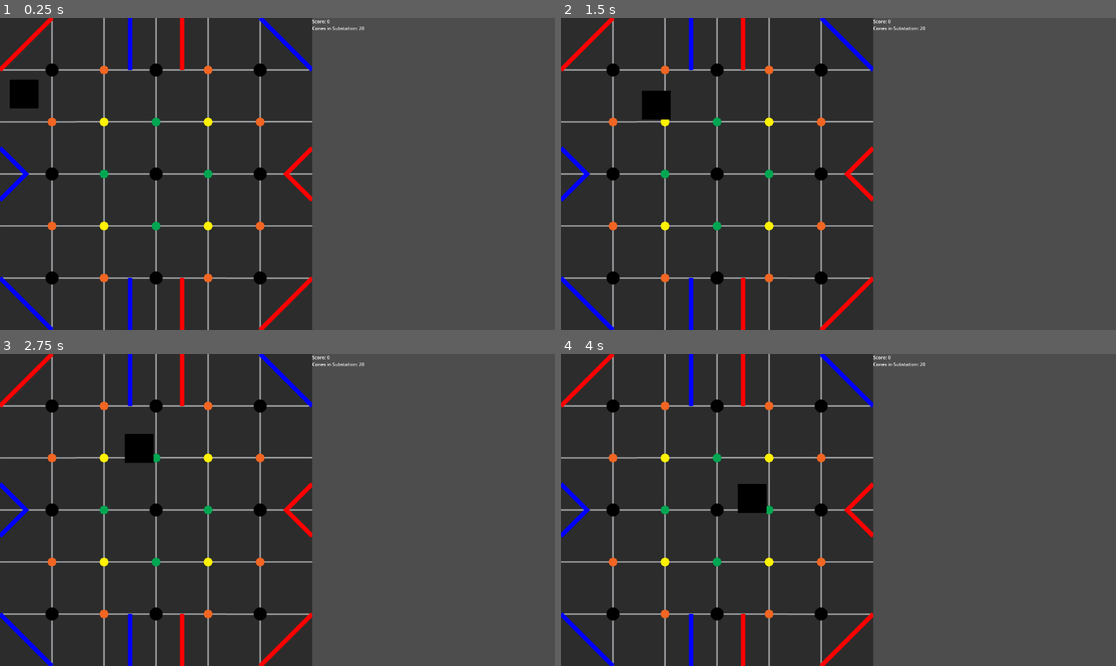
Above: before the commit, frames 1-4 (two rows, left to right).
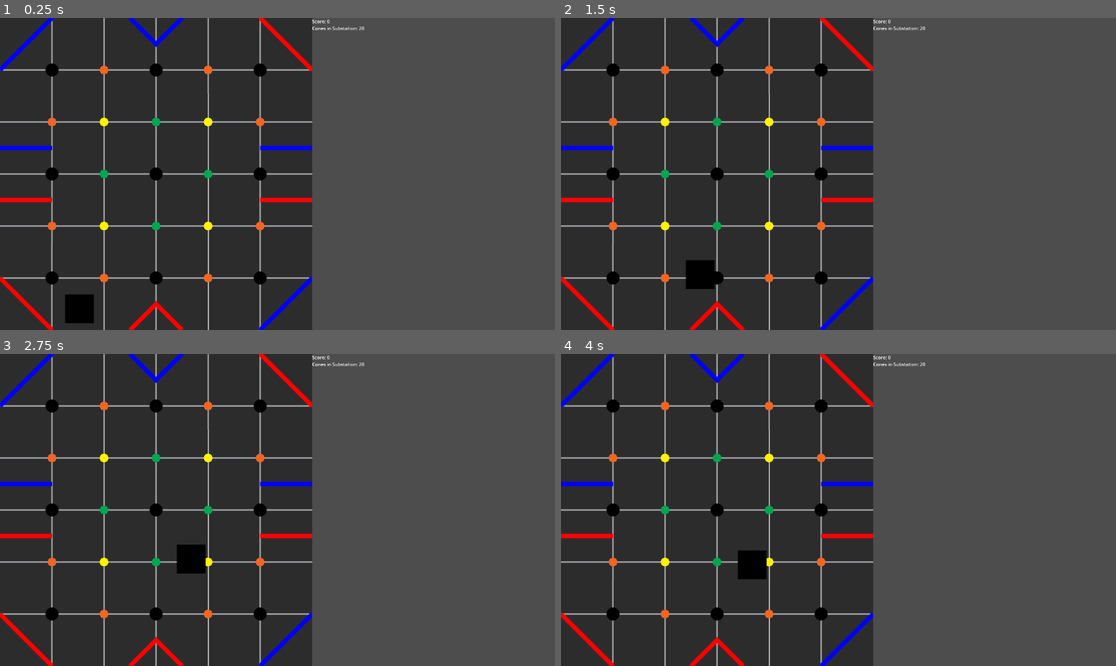
Above: after the commit, the same moments.

Repository: delfinoli/Power-Play-Simulator
Game: Godot game, scene res://PowerPlay.tscn
Two runs of this game, one before a commit and one after it. Both use one fixed random seed, a clock stepped at 60 frames per second and the inputs below.
Inputs (mouse positions are in pixels of both pictures, inside the frame that each line leads up to):
- Up to frame 1 (0.25 s): no input
- Up to frame 2 (1.5 s): tap Enter at 0.5 s; move the mouse to (960, 158) at 0.52 s; click (960, 158) at 0.6 s; move the mouse to (727, 189) at 1.27 s; click (727, 189) at 1.35 s
- Up to frame 3 (2.75 s): move the mouse to (333, 441) at 2.02 s; click (333, 441) at 2.1 s
- Up to frame 4 (4 s): move the mouse to (810, 572) at 2.77 s; click (810, 572) at 2.85 s; move the mouse to (1005, 556) at 3.52 s; click (1005, 556) at 3.6 s

The runs differ from the first frame. In frame 1, 4.2% of the frame differs, in the area x 0-57%, y 0-100%; in frame 2, 4.2%; in frame 3, 4.2%; in frame 4, 4.2%.

Commit message:
added different scores for different poles

Diff:
--- a/PowerPlay.tscn
+++ b/PowerPlay.tscn
@@ -10,6 +10,7 @@
 
 [node name="Artboard1" type="Sprite2D" parent="."]
 texture_filter = 1
+rotation = 1.5708
 texture = ExtResource("1_fuppl")
 
 [node name="Camera2D" type="Camera2D" parent="."]
@@ -17,88 +18,111 @@
 zoom = Vector2(0.6, 0.6)
 
 [node name="Robot" parent="." instance=ExtResource("2_tuwi1")]
-position = Vector2(-456, -276)
+position = Vector2(-265, 466)
 
 [node name="junction" parent="." instance=ExtResource("2_l04xk")]
 position = Vector2(-360, -360)
+score = 2
 
 [node name="junction2" parent="." instance=ExtResource("2_l04xk")]
 position = Vector2(-360, -180)
+score = 3
 
 [node name="junction3" parent="." instance=ExtResource("2_l04xk")]
 position = Vector2(-360, 0)
+score = 2
 
 [node name="junction4" parent="." instance=ExtResource("2_l04xk")]
 position = Vector2(-360, 180)
+score = 3
 
 [node name="junction5" parent="." instance=ExtResource("2_l04xk")]
 position = Vector2(-360, 360)
+score = 2
 
 [node name="junction6" parent="." instance=ExtResource("2_l04xk")]
 position = Vector2(-180, -360)
+score = 3
 
 [node name="junction7" parent="." instance=ExtResource("2_l04xk")]
 position = Vector2(-180, -180)
+score = 4
 
 [node name="junction8" parent="." instance=ExtResource("2_l04xk")]
 position = Vector2(-180, 0)
 
 [node name="junction9" parent="." instance=ExtResource("2_l04xk")]
 position = Vector2(-180, 180)
+score = 4
 
 [node name="junction10" parent="." instance=ExtResource("2_l04xk")]
 position = Vector2(-180, 360)
+score = 3
 
 [node name="junction11" parent="." instance=ExtResource("2_l04xk")]
 position = Vector2(0, -360)
+score = 2
 
 [node name="junction12" parent="." instance=ExtResource("2_l04xk")]
 position = Vector2(0, -180)
 
 [node name="junction13" parent="." instance=ExtResource("2_l04xk")]
+score = 2
 
 [node name="junction14" parent="." instance=ExtResource("2_l04xk")]
 position = Vector2(0, 180)
 
 [node name="junction15" parent="." instance=ExtResource("2_l04xk")]
 position = Vector2(0, 360)
+score = 2
 
 [node name="junction16" parent="." instance=ExtResource("2_l04xk")]
 position = Vector2(180, -360)
+score = 3
 
 [node name="junction17" parent="." instance=ExtResource("2_l04xk")]
 position = Vector2(180, -180)
+score = 4
 
 [node name="junction18" parent="." instance=ExtResource("2_l04xk")]
 position = Vector2(180, 0)
 
 [node name="junction19" parent="." instance=ExtResource("2_l04xk")]
 position = Vector2(180, 180)
+score = 4
 
 [node name="junction20" parent="." instance=ExtResource("2_l04xk")]
 position = Vector2(180, 360)
+score = 3
 
 [node name="junction21" parent="." instance=ExtResource("2_l04xk")]
 position = Vector2(360, -360)
+score = 2
 
 [node name="junction22" parent="." instance=ExtResource("2_l04xk")]
 position = Vector2(360, -180)
+score = 3
 
 [node name="junction23" parent="." instance=ExtResource("2_l04xk")]
 position = Vector2(360, 0)
+score = 2
 
 [node name="junction24" parent="." instance=ExtResource("2_l04xk")]
 position = Vector2(360, 180)
+score = 3
 
 [node name="junction25" parent="." instance=ExtResource("2_l04xk")]
 position = Vector2(360, 360)
+score = 2
 
 [node name="Substation" parent="." instance=ExtResource("4_5adhj")]
-position = Vector2(-540, 0)
+position = Vector2(0, 540)
+rotation = -1.5708
 
 [node name="Substation2" parent="." instance=ExtResource("4_5adhj")]
-position = Vector2(540, 0)
-scale = Vector2(-1, -1)
+position = Vector2(0, -540)
+rotation = 1.5708
+red = false
 
 [node name="scoreBoard" parent="." instance=ExtResource("5_qn2se")]
 offset_left = 540.0
--- a/Robot.gd
+++ b/Robot.gd
@@ -1,5 +1,13 @@
 extends CharacterBody2D
 
+@export
+var robotNum = 1
+@export
+var red = true
+
+var hasCone = false
+var inSubstation = false
+var atTarget = true
 
 var speed = 300.0
 var velo = Vector2(0,0)
@@ -21,7 +29,7 @@
 func _draw():
 	var rect = Rect2(Vector2(-width/2,-height/2), robotShape)
 	draw_rect(rect, robotColor)
-	if global.hasCone == true:
+	if hasCone == true:
 		draw_circle(Vector2(0,0),15,Color(255,0,0))
 
 func _process(delta):
@@ -30,7 +38,7 @@
 func _physics_process(delta):
 	if Input.is_action_just_pressed("leftClick"):
 		clickPos = get_global_mouse_position()
-		global.atTarget = false
+		atTarget = false
 
 	var targetPos = (clickPos-position).normalized()
 
@@ -38,4 +46,4 @@
 		velocity = targetPos * speed
 		move_and_slide()
 	if position.distance_to(clickPos) < 110:
-		global.atTarget = true
+		atTarget = true
--- a/global.gd
+++ b/global.gd
@@ -1,11 +1,10 @@
 extends Node
 
-var score = 0
-var hasCone = false
-var substationCones = 20
-var inSubstation = false
+var redScore = 0
+var redSubstationCones = 20
 
-var atTarget = true
+var blueScore = 0
+var blueSubstationCones = 20
 
 func _ready():
 	pass
--- a/junction.gd
+++ b/junction.gd
@@ -2,6 +2,11 @@
 
 var clickPos = Vector2(0,0)
 var canDraw = false
+
+var redOwns
+
+@export
+var score = 5
 
 # Called when the node enters the scene tree for the first time.
 func _ready():
@@ -13,10 +18,20 @@
 		draw_circle(Vector2(0,0),15,Color(255,0,0))
 
 func _on_body_entered(body):
-	canDraw = true
-	if Input.is_action_just_pressed("leftClick"):
-		clickPos = get_local_mouse_position()
-	if global.atTarget == true and global.hasCone == true:
-		global.hasCone = false
-		global.score += 5
-		queue_redraw()
+	if body.name == "Robot":
+		canDraw = true
+		if Input.is_action_just_pressed("leftClick"):
+			clickPos = get_local_mouse_position()
+		if body.atTarget == true and body.hasCone == true and body.inSubstation == false:
+			body.hasCone = false
+			if body.red == true:
+				global.redScore += score
+				if redOwns == false:
+					global.redScore += 3
+					global.blueScore -= 3
+			else:
+				global.blueScore += score
+				if redOwns == true:
+					global.redScore -= 3
+					global.blueScore += 3
+			queue_redraw()
--- a/scoreBoard.gd
+++ b/scoreBoard.gd
@@ -8,5 +8,5 @@
 
 # Called every frame. 'delta' is the elapsed time since the previous frame.
 func _process(delta):
-	$score.text = "Score: " + str(global.score)
-	$conesInSubstation.text = "Cones in Substation: " + str(global.substationCones)
+	$score.text = "Score: " + str(global.redScore)
+	$conesInSubstation.text = "Cones in Substation: " + str(global.redSubstationCones)
--- a/substation.gd
+++ b/substation.gd
@@ -1,6 +1,7 @@
 extends Area2D
 
-
+@export
+var red = true
 
 # Called when the node enters the scene tree for the first time.
 func _ready():
@@ -13,13 +14,20 @@
 
 
 func _on_body_entered(body):
-	global.inSubstation = true
-	print("in substation: ", global.inSubstation)
-	if global.hasCone == false and global.substationCones != 0:
-		global.hasCone = true
-		global.substationCones -= 1
+	if body.name == "Robot":
+		body.inSubstation = true
+		print("in substation: ", body.inSubstation)
+		if body.red == true:
+			if body.hasCone == false and global.redSubstationCones != 0:
+				body.hasCone = true
+				global.redSubstationCones -= 1
+		else:
+			if body.hasCone == false and global.blueSubstationCones != 0:
+				body.hasCone = true
+				global.blueSubstationCones -= 1
 
 
 
 func _on_body_exited(body):
-	global.inSubstation = false
+	if body.name == "Robot":
+		body.inSubstation = false
